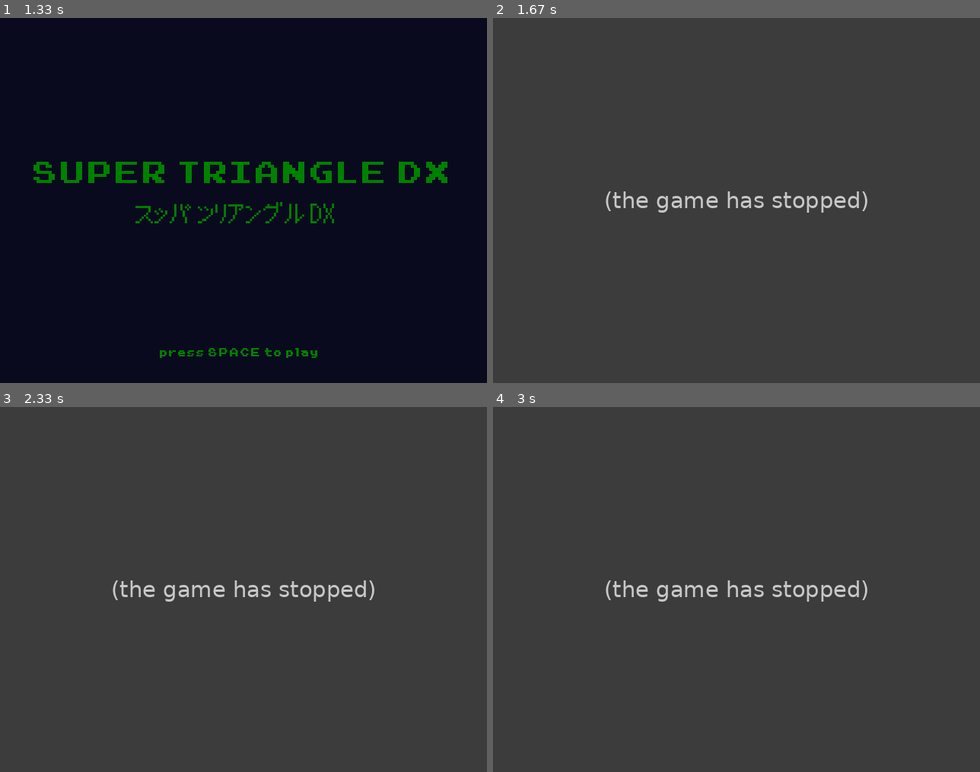
Above: before the commit, frames 1-4 (two rows, left to right).
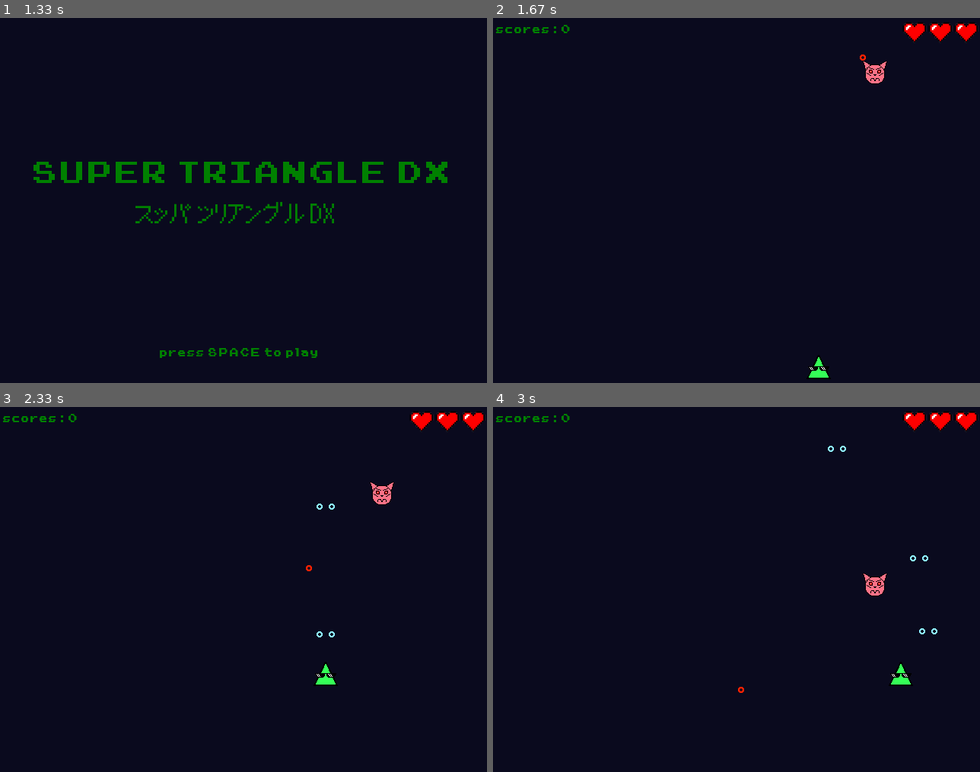
Above: after the commit, the same moments.

Repository: Andoree/Python-Study
Game: pygame game, started from refactoring/Inspired by Touhou/pygame-master/newgame.py
Two runs of this game, one before a commit and one after it. Both use one fixed random seed, a clock stepped at 60 frames per second and the inputs below.
Inputs:
- Up to frame 1 (1.33 s): tap Space at 0.33 s; hold Right from 1.17 s (still down)
- Up to frame 2 (1.67 s): release Right at 1.63 s
- Up to frame 3 (2.33 s): tap Z at 1.67, 2.07 s; hold Up 2-2.3 s
- Up to frame 4 (3 s): hold Right 2.33-2.8 s; tap Z at 2.4, 2.7, 2.9 s; hold Left from 2.83 s (still down)

Frame 1 is identical in both runs. In frame 2, 100% of the frame differs, in the area x 0-100%, y 0-100%; in frame 3, 100%; in frame 4, 100%.
Error before the commit: TypeError: Enemy.shoot() missing 2 required positional arguments: 'all_sprites' and 'bad_bul...; the game stopped at 1.65 s (later frames are placeholders)

Commit message:
Final version of katakana shooter refactoring

Diff:
--- a/refactoring/Inspired by Touhou/pygame-master/bad_guy_shot.py
+++ b/refactoring/Inspired by Touhou/pygame-master/bad_guy_shot.py
@@ -7,7 +7,7 @@
 class BadGuyShot(pg.sprite.Sprite):
     bad_guy_shot_img = load_sprite('spr_enemy_bullet_0.png')
 
-    def __init__(self, pos):
+    def __init__(self, pos, player_pos):
         pg.sprite.Sprite.__init__(self)
         self.image = BadGuyShot.bad_guy_shot_img
         self.rect = self.image.get_rect(center=pos)
--- a/refactoring/Inspired by Touhou/pygame-master/enemy.py
+++ b/refactoring/Inspired by Touhou/pygame-master/enemy.py
@@ -10,7 +10,7 @@
     enemy_img = load_sprite('spr_enemy0.png')  # An: sprite loading
     shoot_sound = load_sound('enemy_shoot.wav')
 
-    def __init__(self, pos, hp=1, speed=3):
+    def __init__(self,all_sprites, bad_bullets, pos, hp=1, speed=3):
         pg.sprite.Sprite.__init__(self)
         self.image = Enemy.enemy_img
         self.rect = self.image.get_rect()
@@ -31,10 +31,12 @@
         self.movement_pattern = 1  # random.randint(1,3)
         self.snd_enemy_shoot = Enemy.shoot_sound
         self.snd_enemy_shoot.set_volume(0.1)
+        self.all_sprites = all_sprites
+        self.bad_bullets = bad_bullets
 
     def shoot(self, all_sprites, bad_bullets):
         self.snd_enemy_shoot.play()
-        new_shot = BadGuyShot(self.pos)
+        new_shot = BadGuyShot(self.pos, self.player_pos)
         all_sprites.add(new_shot)
         bad_bullets.add(new_shot)
 
@@ -58,7 +60,7 @@
             self.distance -= 1
         if self.distance == 0:
             if self.can_shoot:
-                self.shoot()
+                self.shoot(self.all_sprites, self.bad_bullets)
             self.can_shoot = False
             if now - self.start_time >= self.stop_time:
                 self.distance = self.dist
--- a/refactoring/Inspired by Touhou/pygame-master/enemy_x.py
+++ b/refactoring/Inspired by Touhou/pygame-master/enemy_x.py
@@ -9,7 +9,7 @@
     enemy_x_img = load_sprite('spr_enemy1.png')
     shoot_sound = load_sound('enemy_shoot.wav')
 
-    def __init__(self, pos, hp=1, speed=5):
+    def __init__(self, all_sprites, bad_bullets, pos, hp=1, speed=5,):
         pg.sprite.Sprite.__init__(self)
         self.image = EnemyX.enemy_x_img
         self.rect = self.image.get_rect()
@@ -39,6 +39,8 @@
             self.rect.x = 0
         else:
             self.rect.x = 640
+        self.all_sprites = all_sprites
+        self.bad_bullets = bad_bullets
 
     def movement_pattern_1(self):
         now = pg.time.get_ticks()
@@ -48,4 +50,4 @@
             self.rect.x -= 2
         if now - self.last_shot >= self.cooldown:
             self.last_shot = now
-            self.shoot()
+            self.shoot(self.all_sprites, self.bad_bullets)
--- a/refactoring/Inspired by Touhou/pygame-master/helper.py
+++ b/refactoring/Inspired by Touhou/pygame-master/helper.py
@@ -1,7 +1,7 @@
 import os
 
 import pygame as pg
-
+pg.init()
 PROJECT_PATH = os.path.dirname(os.path.abspath(__file__))
 MUSIC_PATH = os.path.join(PROJECT_PATH, 'audio')
 print(MUSIC_PATH)
--- a/refactoring/Inspired by Touhou/pygame-master/newgame.py
+++ b/refactoring/Inspired by Touhou/pygame-master/newgame.py
@@ -1,4 +1,3 @@
-
 import random
 import time
 
@@ -42,6 +41,12 @@
 global difficulty
 
 
+def check_quit(pg, events):
+    for event in events:
+        if event.type == pg.QUIT:
+            pg.quit()
+
+
 def start_screen():
     win.fill((10, 10, 30))
     win.blit(text, (320 - text.get_width() // 2, 200 - text.get_height() // 2))
@@ -51,28 +56,29 @@
     pg.display.update()
     quit_start = False
     while not quit_start:
-        for event in pg.event.get():
-            if event.type == pg.QUIT:
-                pg.quit()
-                sys.exit()
-                quit_start = True
-            keys = pg.key.get_pressed()
-            if keys[pg.K_SPACE]:
-                snd_startup.play()
-                time.sleep(1)
-                quit_start = True
-                step()
+        if check_quit(pg, pg.event.get()):
+            break
+            # sys.exit() An: unnecessary
+            # quit_start = True An: why does the
+            # method continue processing keys after exit?
+
+        keys = pg.key.get_pressed()
+        if keys[pg.K_SPACE]:
+            snd_startup.play()
+            time.sleep(1)
+            quit_start = True
+            step()
 
 
 def spawn_enemies(d, t_pos):
     for i in range(d):
-        m = random.choice([EnemyX, Enemy])(t_pos)
+        m = random.choice([EnemyX, Enemy])(all_sprites, bad_bullets, t_pos)
         all_sprites.add(m)
         enemies.add(m)
 
 
 def step():
-    player = Player((SCREEN_WIDTH / 2, SCREEN_HEIGHT - 64))
+    player = Player((SCREEN_WIDTH / 2, SCREEN_HEIGHT - 64), all_sprites, bullets)
     player_pos = player.pos
     player.lives = 3
     player.scores = 0
@@ -84,10 +90,9 @@
     spawn_enemies(difficulty, player.pos)
     while game_run:
         clock.tick(fps)
-        #player_pos = player.pos
-        for event in pg.event.get():
-            if event.type == pg.QUIT:
-                running = False
+        # player_pos = player.pos
+        if check_quit(pg, pg.event.get()):
+            break
 
         all_sprites.update()
         player.update()
@@ -145,8 +150,8 @@
     quit_start = False
     while not quit_start:
         for event in pg.event.get():
-            if event.type == pg.QUIT:
-                pg.quit()
+            if check_quit(pg, pg.event.get()):
+                break
                 sys.exit()
                 quit_start = True
             if event.type == pg.KEYDOWN:
--- a/refactoring/Inspired by Touhou/pygame-master/player.py
+++ b/refactoring/Inspired by Touhou/pygame-master/player.py
@@ -14,12 +14,12 @@
         load_sound('player_hit.wav')
     )
 
-    def __init__(self, pos):
+    def __init__(self, pos, all_sprites, bullets):
         pg.sprite.Sprite.__init__(self)
         self.image = Player.player_imgs[0]
         self.rect = self.image.get_rect(center=pos)
         self.radius = 20
-        self.rect.centerx =SCREEN_WIDTH / 2
+        self.rect.centerx = SCREEN_WIDTH / 2
         self.rect.bottom = SCREEN_HEIGHT - 5
         self.pos = pos
         self.x = pos[0]
@@ -39,6 +39,8 @@
         self.snd_player_shoot.set_volume(0.1)
         self.snd_player_hit.set_volume(0.5)
         self.iframes = [False, 500]
+        self.all_sprites = all_sprites
+        self.bullets = bullets
 
     def shoot(self, now, all_sprites, bullets):
         self.snd_player_shoot.play()
@@ -67,7 +69,6 @@
 
     # keys = {'right':False, 'down':False, 'left':False, 'up':False}
     def update(self):
-        print(self.image)
         keys = pg.key.get_pressed()
         self.pos = (self.rect.x, self.rect.y)
         player_pos = self.pos
@@ -84,7 +85,7 @@
                 self.rect.x += self.low_speed
                 if keys[pg.K_UP] and self.rect.y > FIELD_MARGIN:
                     self.rect.y -= self.low_speed
-                elif keys[pg.K_DOWN] and self.rect.y < (SCREEN_HEIGHT  - self.height):
+                elif keys[pg.K_DOWN] and self.rect.y < (SCREEN_HEIGHT - self.height):
                     self.rect.y += self.low_speed
             elif keys[pg.K_UP] and self.rect.y > FIELD_MARGIN:
                 self.rect.y -= self.low_speed
@@ -110,4 +111,4 @@
         if keys[pg.K_z]:
             now = pg.time.get_ticks()
             if now - self.last_shot >= self.cooldown:
-                self.shoot(now)
+                self.shoot(now, self.all_sprites, self.bullets)
